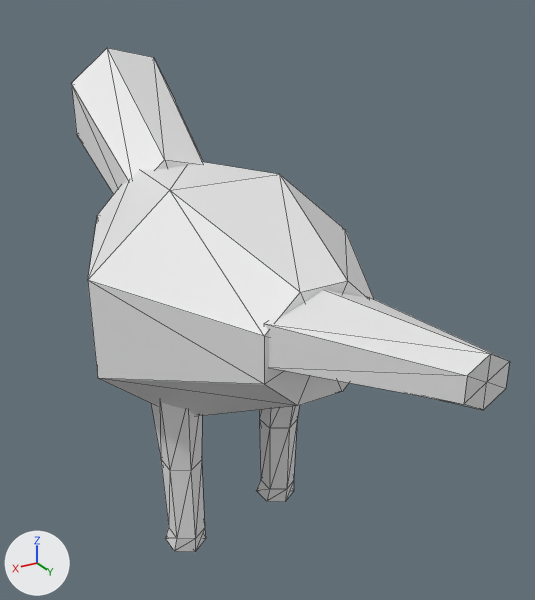
The OBJ model data/animals/galinha/eat/1.obj, before and after one commit.
Rendered twice from a camera (50 mm lens) standing at (0.336, 0.638, 0.592) and looking at (-0.047, 0.0, 0.273). Arrows for +X, +Y and +Z are at lower left; the lights stay in place. The picture after the commit comes second. Mesh edges are drawn as thin lines. Where no turn or scale is listed for an object, it has been applied to the vertices.

In view in the first picture: 'galinha_eat_1'.
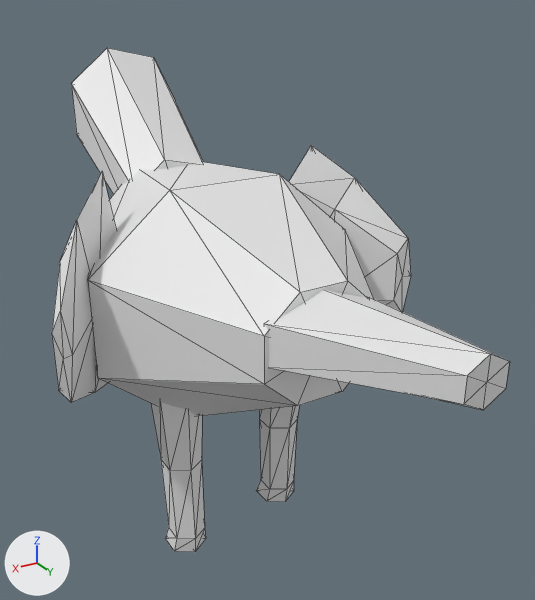
Where the change shows, as pixel boxes [x1, y1, x2, y2] in the pictures (535 x 600 px):
'galinha_eat_1', reshaped
    before: [72, 48, 510, 552]
    after: [52, 48, 510, 552]
part 1 of me_galinha_eat_1, added
    after: [289, 145, 411, 312]
part 2 of me_galinha_eat_1, added
    after: [52, 171, 116, 403]

The change, as a list of edits to the scene's bpy script:
```text
Change me_galinha_eat_1:
    used by ob_galinha_eat_1; location = (0.0, 0.0, 0.0)
    remove me_galinha_eat_1.from_pydata(...)  # 122 vertices, 220 faces; spans x -0.149..0.149, y -0.404..0.363, z 0.0..0.519
    add me_galinha_eat_1.from_pydata(...)  # 156 vertices, 280 faces; spans x -0.202..0.2, y -0.404..0.363, z 0.0..0.519
    me_galinha_eat_1 part 1: a new loose piece of 17 vertices spanning x -0.202..-0.099, y -0.045..0.054, z 0.207..0.427
    me_galinha_eat_1 part 2: a new loose piece of 17 vertices spanning x 0.094..0.2, y -0.046..0.054, z 0.207..0.427
```
